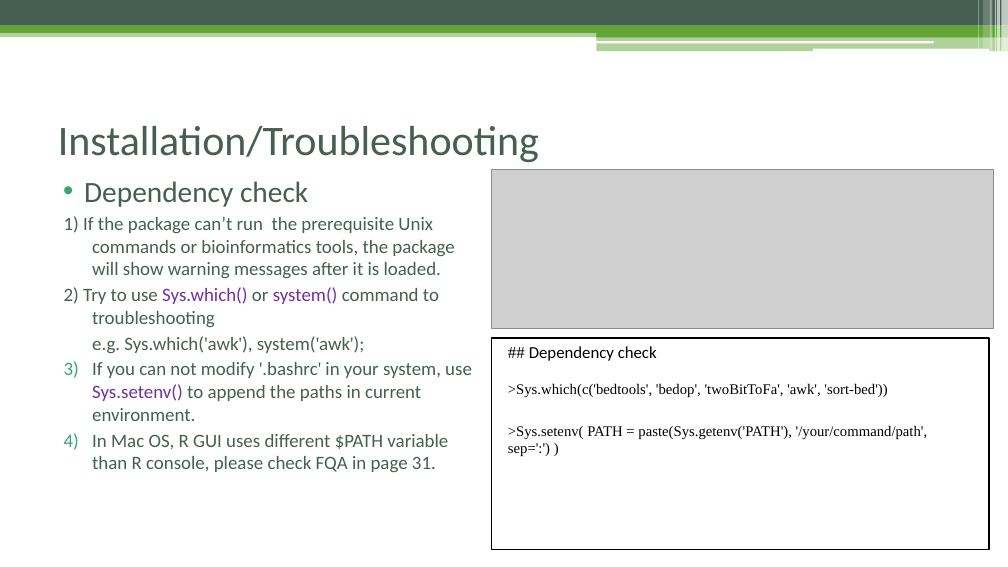
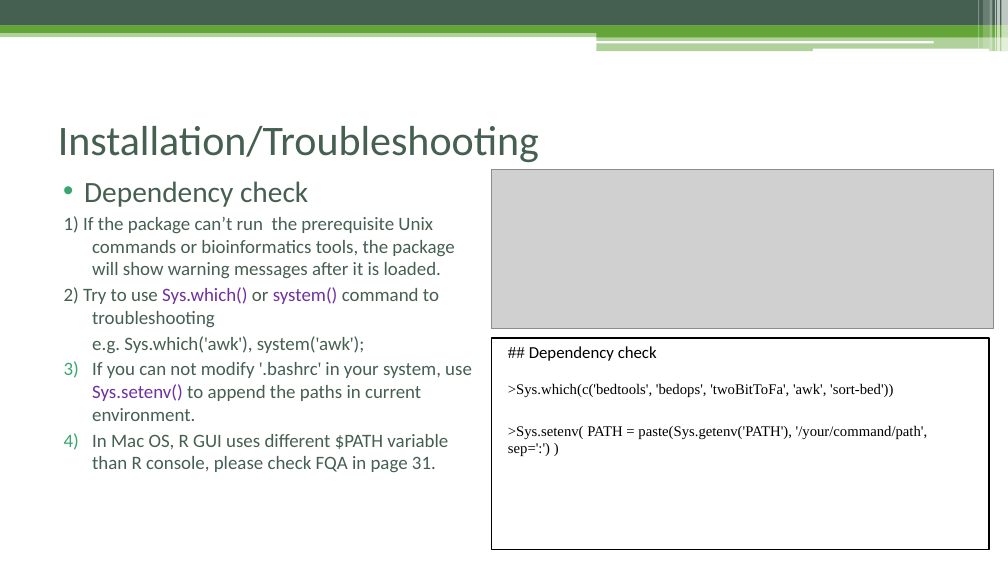
Before and after one commit to Danko-Lab/rtfbs_db, a slide deck: slide 10 of rtfbsdb-tutorial.pptx. Drawn at 1008x567 pixels with LibreOffice and Linux fonts; fonts in the diff are those of the drawing; grey boxes stand for pictures. Boxes give left, top, right and bottom in pixels: in the first picture for what was removed or moved away, otherwise in the second. Text is boxed around its words. In the diff, an @@ line names an element or a change of style, - is before the commit and + after.

```diff
--- a/rtfbsdb-tutorial.pptx
+++ b/rtfbsdb-tutorial.pptx
@@ text in rectangle at [508,383,893,397]: text changed @@
->Sys.which(c('bedtools', 'bedop', 'twoBitToFa', 'awk', 'sort-bed'))
+>Sys.which(c('bedtools', 'bedops', 'twoBitToFa', 'awk', 'sort-bed'))
```
Also in this commit, not shown: 1 other slide changed, 3 other files.
